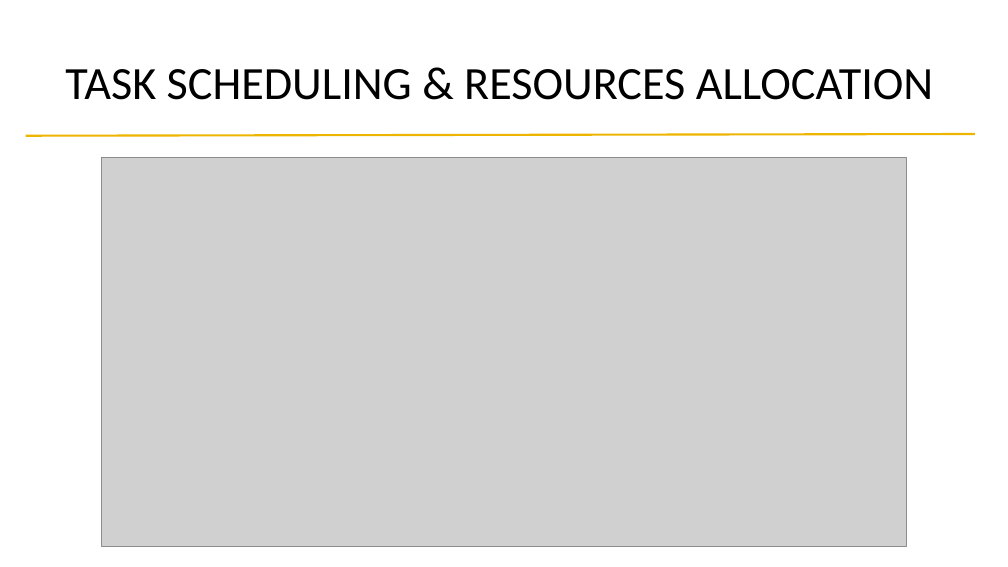
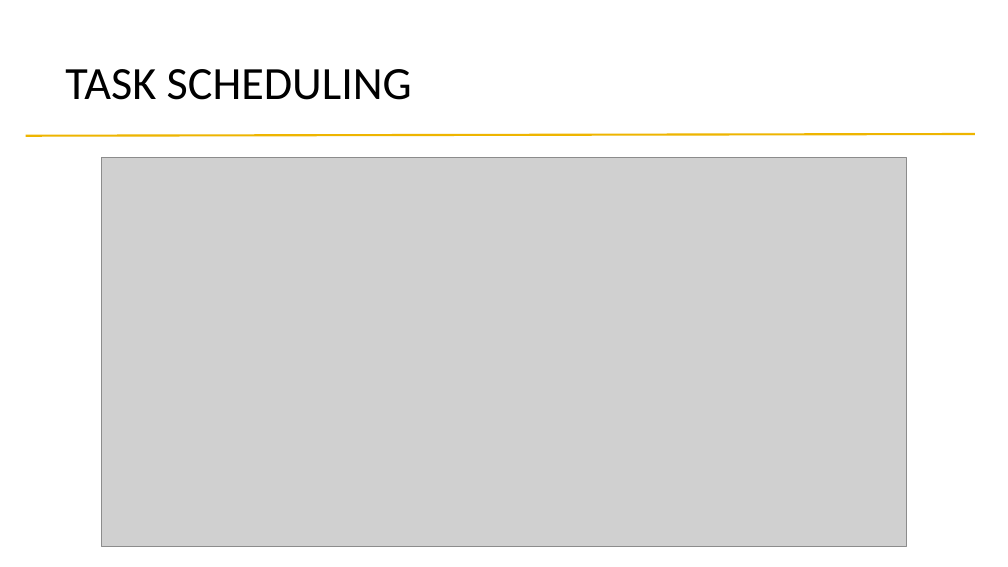
Before and after one commit to alessandrobaldassari/se2-polimi-baldassari-bendin-giarola, a slide deck: slide 19 of Final Presentation/Presentation.pptx (slide 17 before the commit). Drawn at 1008x567 pixels with LibreOffice and Linux fonts; fonts in the diff are those of the drawing; grey boxes stand for pictures. Boxes give left, top, right and bottom in pixels: in the first picture for what was removed or moved away, otherwise in the second. Text is boxed around its words. In the diff, an @@ line names an element or a change of style, - is before the commit and + after.

```diff
--- a/Final Presentation/Presentation.pptx
+++ b/Final Presentation/Presentation.pptx
@@ title at (x1=65, y1=69, x2=412, y2=100): text changed @@
-TASK SCHEDULING & RESOURCES ALLOCATION
+TASK SCHEDULING
```
Also in this commit, not shown: 4 other slides changed, 7 slides added, 1 slide removed.
